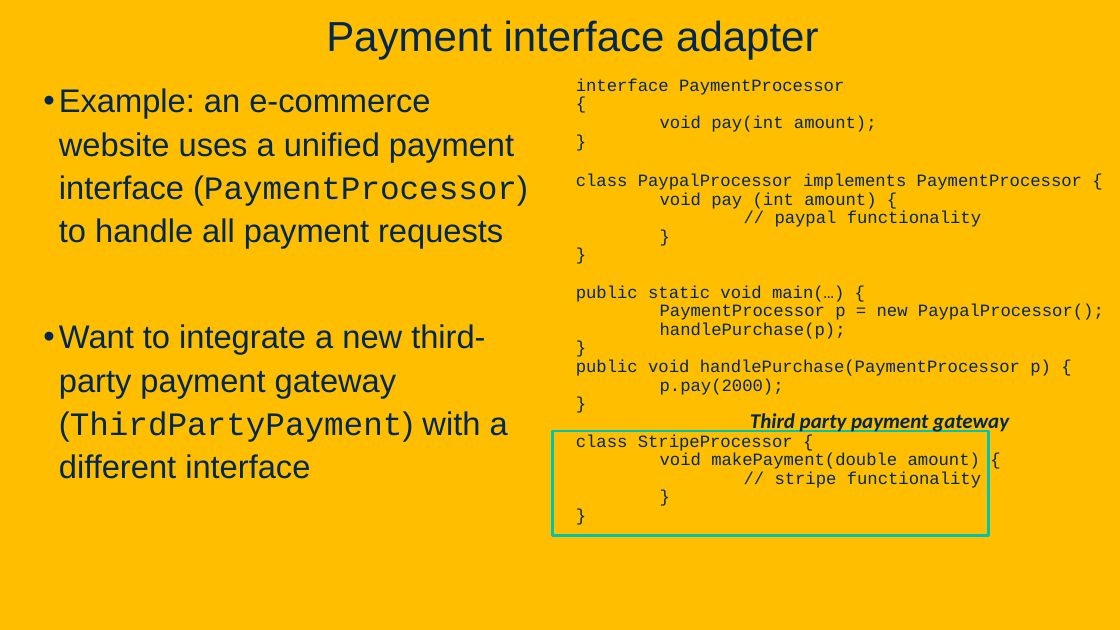
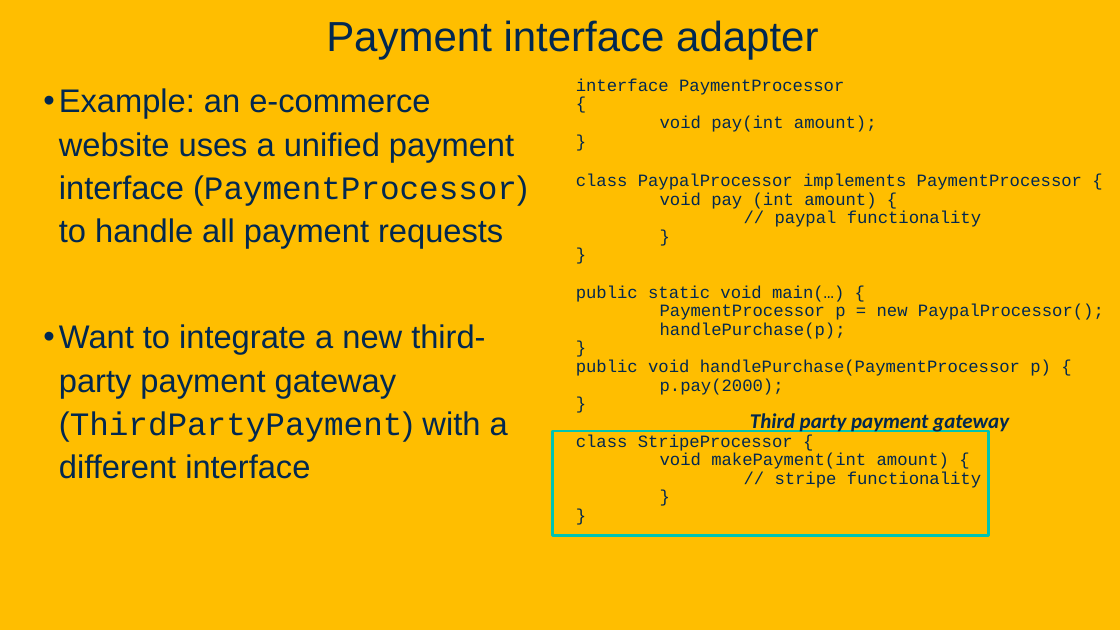
Before and after one commit to davsec-teaching/ECS_160, a slide deck: slide 43 of slides/DesignPatterns.pptx. Drawn at 1120x630 pixels with LibreOffice and Linux fonts; fonts in the diff are those of the drawing; background and template pictures are left out. Boxes give left, top, right and bottom in pixels: in the first picture for what was removed or moved away, otherwise in the second. Text is boxed around its words. In the diff, an @@ line names an element or a change of style, - is before the commit and + after.

```diff
--- a/slides/DesignPatterns.pptx
+++ b/slides/DesignPatterns.pptx
@@ text at (660, 453, 949, 469): text changed @@
-void makePayment(double amount) {
+void makePayment(int amount) {
```
Also in this commit, not shown: 1 other slide changed, 2 other files.
